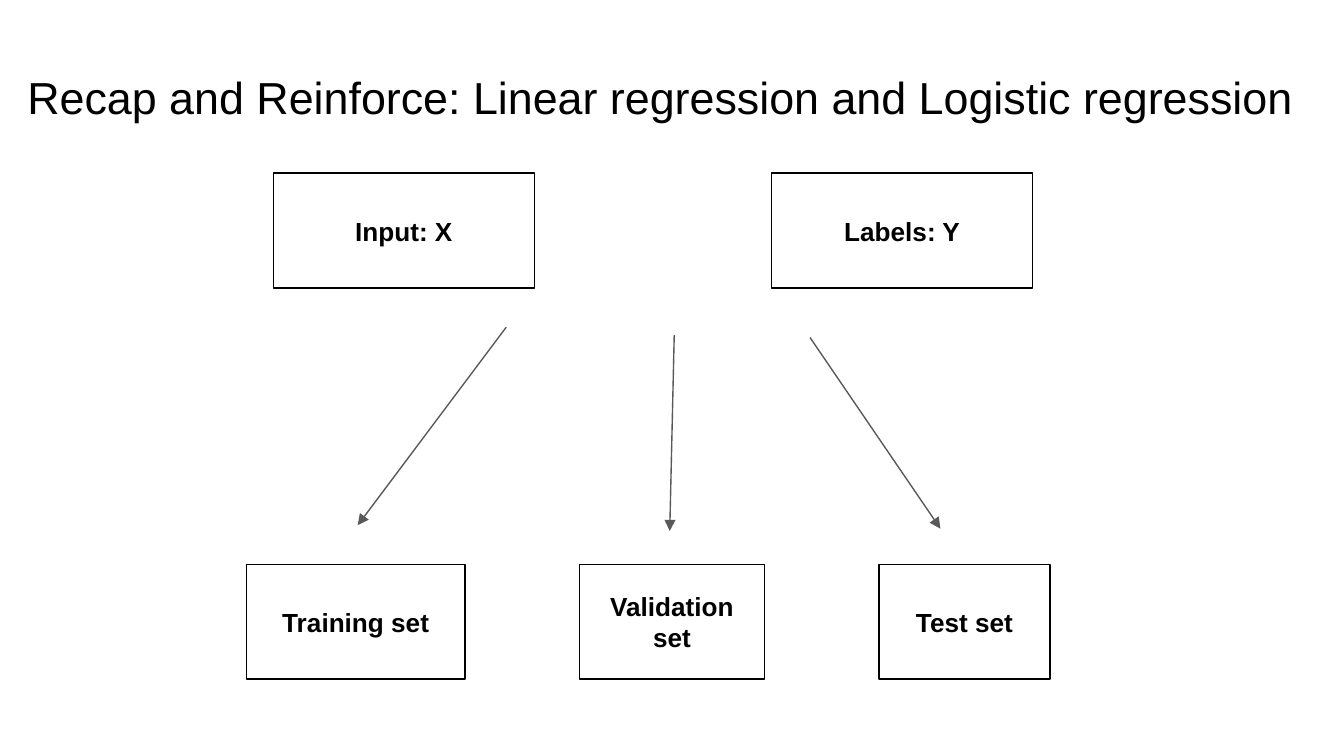
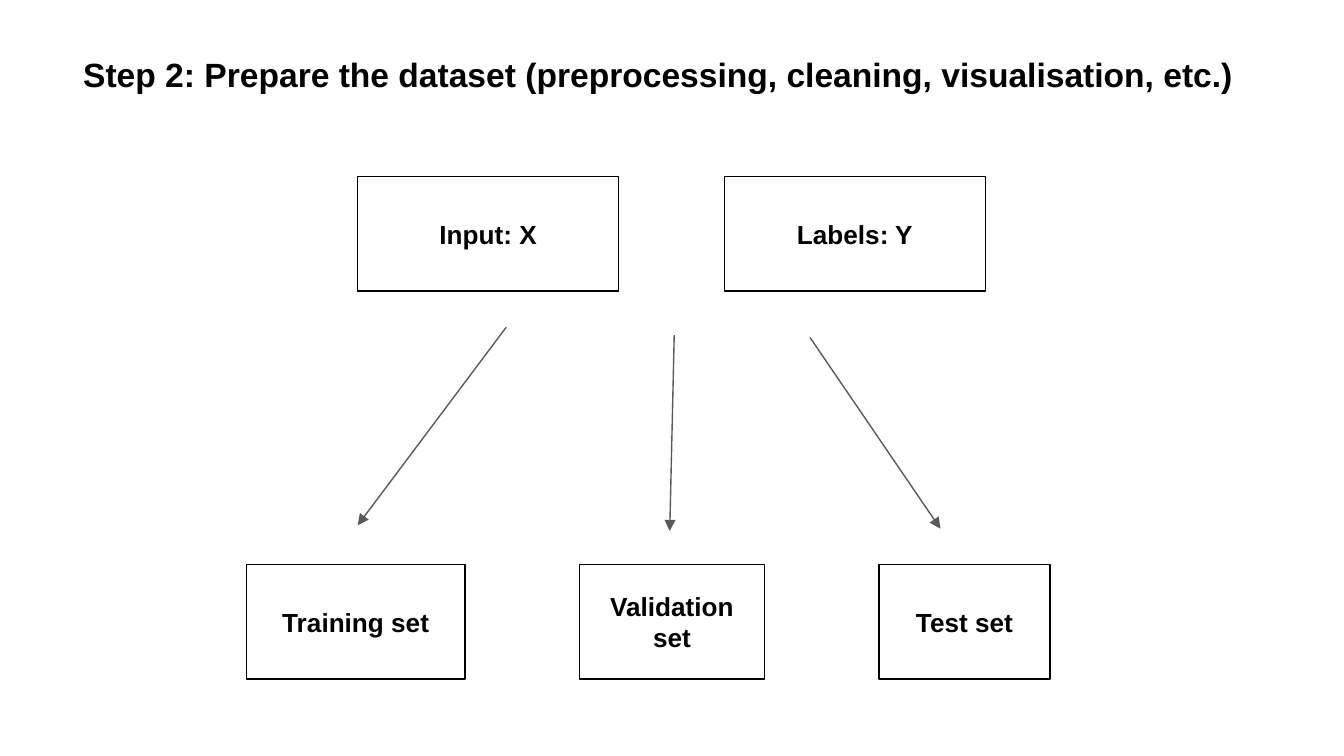
Before and after one commit to Benjamintdk/ML201, a slide deck: slide 7 of MLP/Lesson 1_ MLP.pptx (slide 6 before the commit). Drawn at 1344x756 pixels with LibreOffice and Linux fonts; fonts in the diff are those of the drawing. Boxes give left, top, right and bottom in pixels: in the first picture for what was removed or moved away, otherwise in the second. Text is boxed around its words. In the diff, an @@ line names an element or a change of style, - is before the commit and + after.

```diff
--- a/MLP/Lesson 1_ MLP.pptx
+++ b/MLP/Lesson 1_ MLP.pptx
@@ title removed at (27,81,1292,123) @@
-Recap and Reinforce: Linear regression and Logistic regression
@@ text added at (83,62,1232,93), 18 pt, text #000000, bold @@
+Step 2: Prepare the dataset (preprocessing, cleaning, visualisation, etc.)
@@ rectangle "Input: X": place and size @@
-rectangle "Input: X" at (273,173,534,288)
+rectangle "Input: X" at (358,176,618,290)
@@ rectangle "Labels: Y": place and size @@
-rectangle "Labels: Y" at (771,173,1032,288)
+rectangle "Labels: Y" at (724,176,985,290)
```
Also in this commit, not shown: 5 other slides changed, 4 slides added, 2 slides removed, 3 other files.
